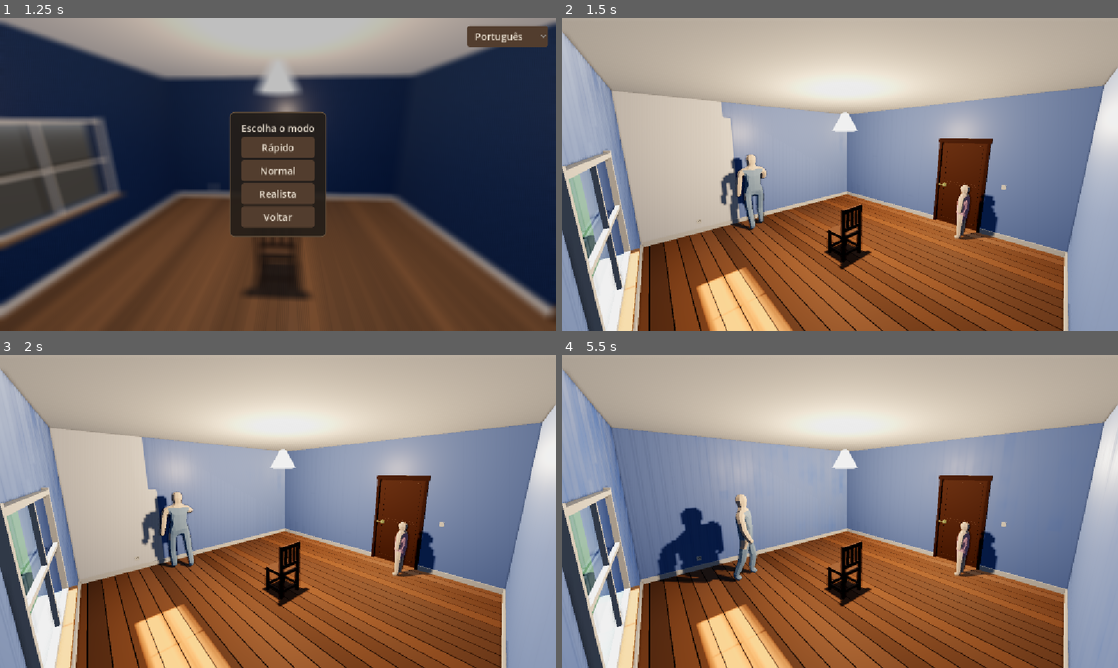
Above: before the commit, frames 1-4 (two rows, left to right).
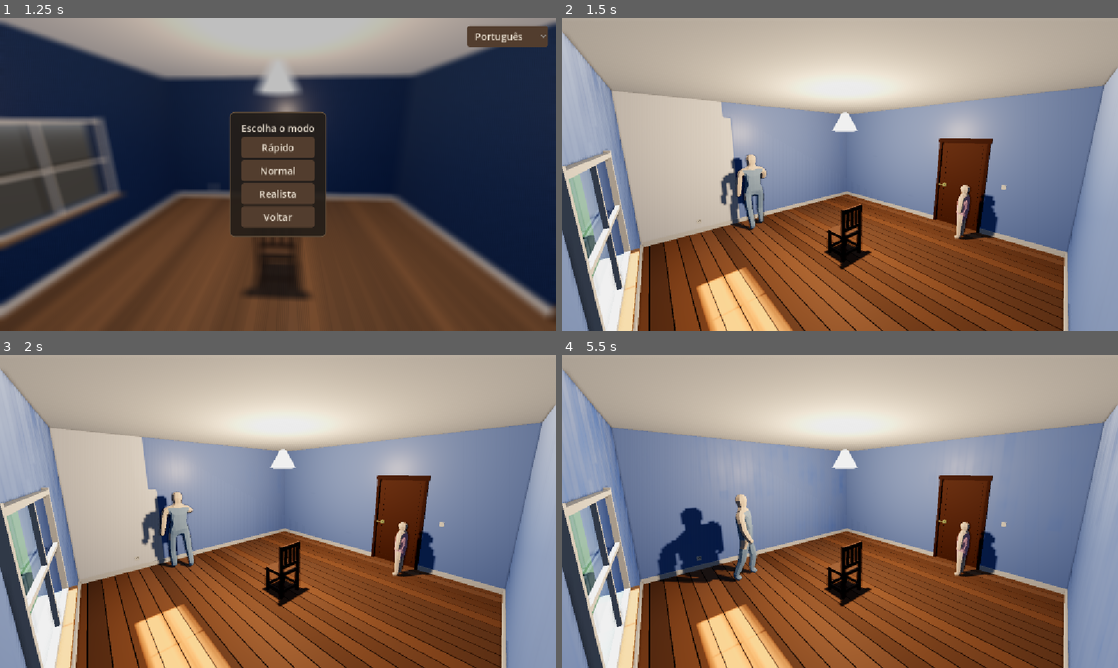
Above: after the commit, the same moments.

Repository: CaioLeonardoSch/watching-paint-dry
Game: Godot game, scene res://scenes/menu_principal.tscn
Same seed, same stepped clock (60 frames per second), same inputs: the game is played once before the commit and once after it.
Inputs (mouse positions are in pixels of both pictures, inside the frame that each line leads up to):
- Up to frame 1 (1.25 s): click "Jogar" at 0.5 s
- Up to frame 2 (1.5 s): click "Rápido" at 1.25 s
- Up to frame 3 (2 s): no input
- Up to frame 4 (5.5 s): move the mouse to (962, 495) at 2.02 s; move the mouse to (728, 527) at 2.77 s; move the mouse to (895, 442) at 3.52 s; move the mouse to (812, 574) at 4.27 s; move the mouse to (1006, 558) at 5.02 s

Frame 1 is identical in both runs. In frame 2, 8.5% of the frame differs, in the area x 43-100%, y 18-88%; in frame 3, 8.5%; in frame 4, 9.0%, in the area x 43-100%, y 16-88%.

Commit message:
fix: listras verticais na parede — luz do vizinho vazava e lap mark disparava em toda passada

Diff:
--- a/scripts/comodo_vizinho.gd
+++ b/scripts/comodo_vizinho.gd
@@ -33,12 +33,19 @@
 const REJUNTE: float = 0.008
 
 
+## Camada de render só deste cômodo, pra a luz de teto dele não acender o
+## quarto. Mesmo padrão de `cenario_externo.gd::CAMADA_EXTERNA`, que existe pela
+## mesma razão — e o bit é outro pra as duas não se misturarem.
+const CAMADA_VIZINHO: int = 1 << 2
+
+
 func _ready() -> void:
 	_criar_piso()
 	_criar_paredes()
-	_criar_luz()
 	_criar_bancada()
 	_criar_geladeira()
+	# depois dos meshes: ela precisa marcar a camada em todos eles
+	_criar_luz()
 
 
 func _criar_piso() -> void:
@@ -122,17 +129,34 @@
 ## Luz de teto do cômodo vizinho: mais fria e mais fraca que a lâmpada do
 ## quarto, pra o vão da porta ler como "outro ambiente" e não como extensão
 ## deste. Sem sombra — nada aqui é observado de perto, e sombra custa.
+##
+## ⚠️ **Sem sombra ela atravessava a parede leste e acendia o QUARTO.** Com
+## `omni_range = 9` a partir de x = 6,6 ela alcançava x = −2,4, ou seja quase o
+## quarto inteiro — e chegava mais forte no lado leste. Medido na parede norte:
+## o perfil de brilho ia de 18,6 (oeste) a 30,5 (leste) com ela ligada, e virava
+## simétrico (18,6 · 27,5 · 19,0) com ela desligada. Essa rampa assimétrica era a
+## origem das listras verticais que aparecem na metade escura da parede — degrau
+## de quantização de 8 bits, que só é visível onde há rampa.
+##
+## A saída é a mesma que `cenario_externo.gd` já usava pro problema espelhado
+## (luz de fora acendendo o quarto): camada própria + `light_cull_mask`. Sombra
+## resolveria também, mas custa, e aqui não há nada que precise de sombra.
 func _criar_luz() -> void:
+	for no in _todos_meshes(self):
+		no.layers |= CAMADA_VIZINHO
+
 	var luz := OmniLight3D.new()
 	add_child(luz)
-	luz.position       = Vector3(6.6, 2.7, -0.8)
-	luz.light_color    = Color(1.0, 0.95, 0.86)
-	luz.light_energy   = 1.6
-	luz.omni_range     = 9.0
-	luz.shadow_enabled = false
+	luz.position        = Vector3(6.6, 2.7, -0.8)
+	luz.light_color     = Color(1.0, 0.95, 0.86)
+	luz.light_energy    = 1.6
+	luz.omni_range      = 9.0
+	luz.shadow_enabled  = false
+	luz.light_cull_mask = CAMADA_VIZINHO
 
 	var plafon := _caixa(Vector3(0.5, 0.08, 0.5), Vector3(6.6, 2.9, -0.8),
 		_material(Color(0.95, 0.93, 0.88), 0.5))
+	plafon.layers |= CAMADA_VIZINHO
 	plafon.name = "Plafon"
 	var mat_plafon := plafon.get_surface_override_material(0) as StandardMaterial3D
 	mat_plafon.emission_enabled           = true
@@ -163,6 +187,18 @@
 		_material(Color(0.55, 0.56, 0.58), 0.5)).name = "FrestaGeladeira"
 
 
+## Todos os `MeshInstance3D` da subárvore. Mesma função existe em
+## `cenario_externo.gd`, pelo mesmo motivo (marcar camada de render) — os dois
+## scripts não têm base comum, então é cópia consciente de 7 linhas.
+func _todos_meshes(raiz: Node) -> Array[MeshInstance3D]:
+	var achados: Array[MeshInstance3D] = []
+	for filho in raiz.get_children():
+		if filho is MeshInstance3D:
+			achados.append(filho)
+		achados.append_array(_todos_meshes(filho))
+	return achados
+
+
 func _caixa(tamanho: Vector3, pos: Vector3, mat: Material) -> MeshInstance3D:
 	var no := MeshInstance3D.new()
 	add_child(no)
--- a/shaders/tinta_secando.gdshader
+++ b/shaders/tinta_secando.gdshader
@@ -82,7 +82,25 @@
 const float PESO_DEMAO     = 0.16;
 const float PESO_AMBIENTE  = 0.18;
 
-uniform float limiar_lap = 0.35;  // segundos de diferença que já marcam lap
+// Segundos de diferença entre duas pinceladas vizinhas que já marcam lap.
+//
+// ⚠️ **Estava em 0,35 e acendia em 20,7% da parede.** O `PROJETO.md` listava o
+// lap como inerte, com "salto medido de 0,023 s" — o número estava errado por
+// ~25×. Medindo a distribuição de verdade na máscara: p50 0,143 · p90 0,546 ·
+// p99 0,959 · máximo 1,250. Com limiar 0,35 um quinto da parede ficava marcado,
+// e como o desenho segue as emendas entre passadas, o resultado eram **listras
+// verticais** no espaçamento do rolo. Foi o que o Caio viu na tela.
+//
+// O limiar tem que ficar acima do intervalo entre passadas VIZINHAS, que num
+// zigue-zague contínuo é `janela_demao / n_passadas` = 8 / 36 = **0,222 s**.
+// Duas passadas separadas por um quinto de segundo não formam lap mark nenhum:
+// lap de verdade é tinta que já começou a formar película, o que leva minutos.
+//
+// 1,5 fica acima do máximo medido (1,250), então com o trajeto de hoje o lap
+// não acende em lugar nenhum — que é o comportamento correto pra um zigue-zague
+// sem revisita. Quem faz ele voltar a ter função é a coreografia da Fase E, e a
+// G4 troca este número absoluto por um relativo à secagem local (SECAGEM §3.8).
+uniform float limiar_lap = 1.5;
 
 // Quanto a queda de cobertura na borda de baixo vira bead. A cobertura cai de
 // ~0,6 pra 0 ao longo da borda, e o gradiente é medido num passo de carimbo.
Not shown, changed: PLANO-SECAGEM-E-QUARTO.md
Not shown, changed: PROJETO.md
